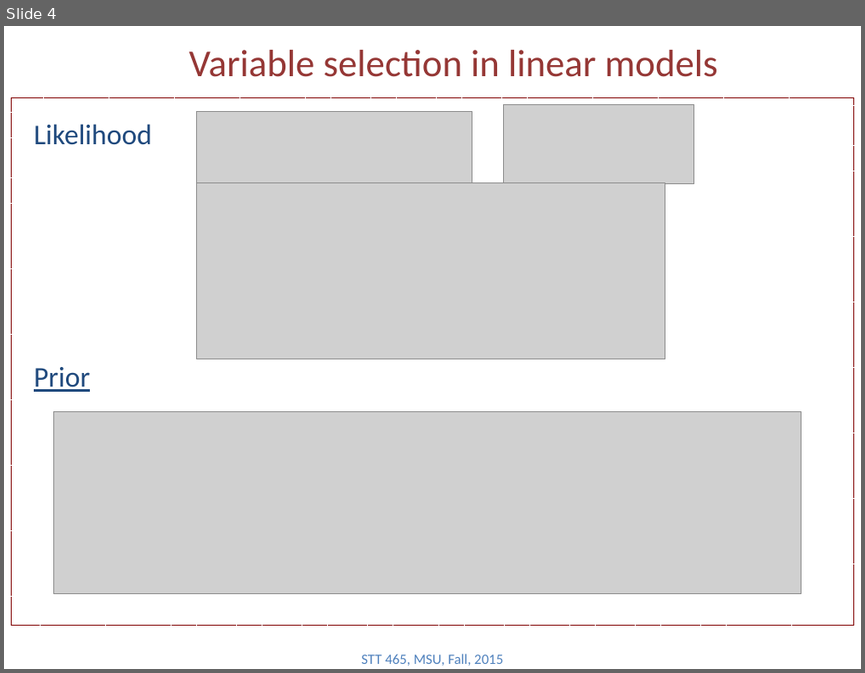
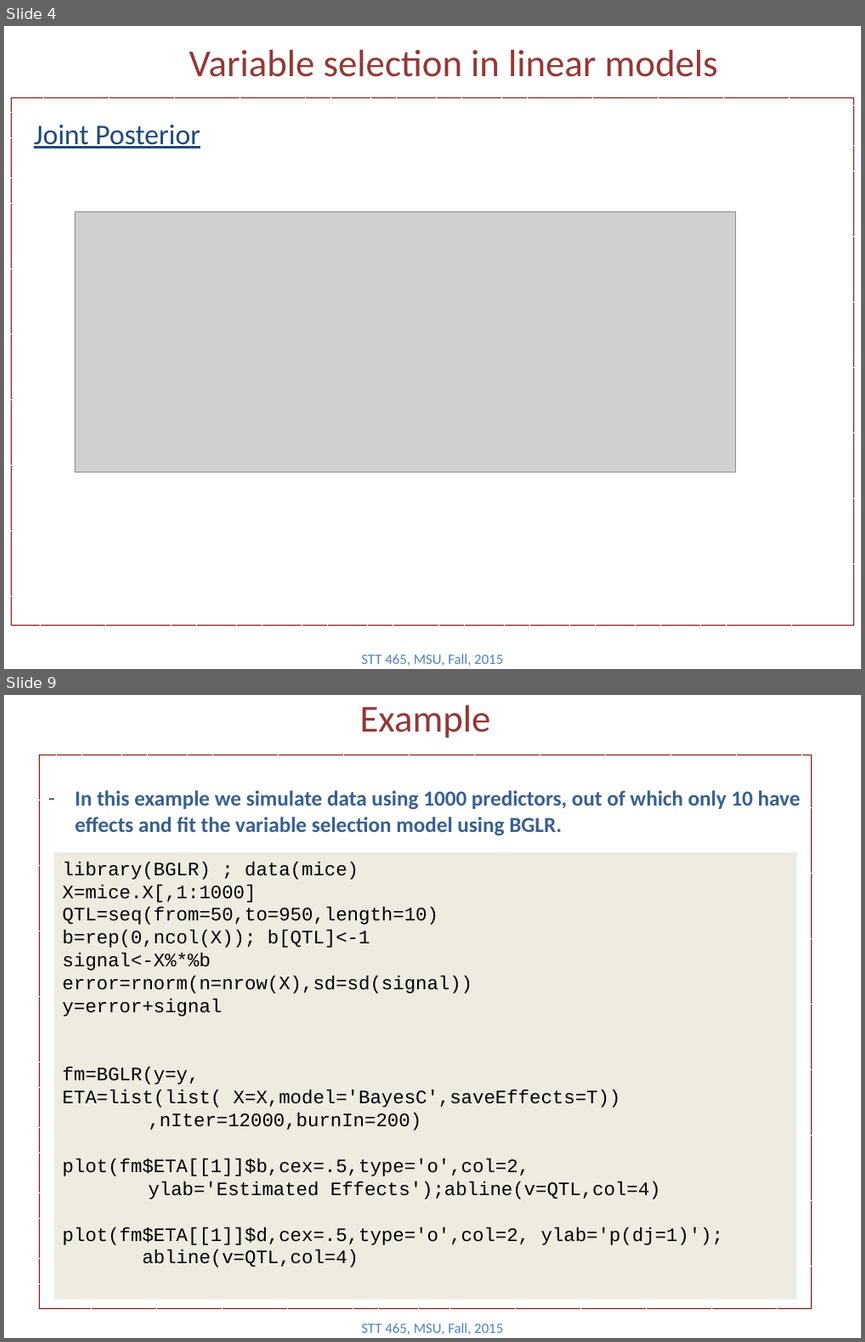
Before and after one commit to Boukos/STT465, a slide deck: STT465_15.pptx. Shown one above the other, each under a label of ours: slide 4 before the commit, slides 4 and 9 after it; the slides between them are not shown. The pictures are 865x673 and 865x1342 pixels, drawn with LibreOffice and Linux fonts; fonts in the diff are those of the drawing; grey boxes stand for pictures. Boxes give left, top, right and bottom in pixels: in the first picture for what was removed or moved away, otherwise in the second. Text is boxed around its words. In the diff, an @@ line names an element or a change of style, - is before the commit and + after.

```diff
--- a/STT465_15.pptx
+++ b/STT465_15.pptx
@@ slide 9 added at box(4, 695, 861, 1338), background #FFFFFF @@
@@ title added at box(360, 705, 491, 738), 32 pt, text #953735 @@
+Example
@@ rectangle added at box(40, 755, 812, 1309), outline #800000 0.75 pt dashed, 18 pt, text #376092, bold @@
+– In this example we simulate data using 1000 predictors, out of which only 10 have effects and fit the variable selection model using BGLR.
@@ rectangle added at box(53, 851, 796, 1299), fill #EEECE1, 16 pt, text #000000 @@
+library(BGLR) ; data(mice)
+X=mice.X[,1:1000]
+QTL=seq(from=50,to=950,length=10)
+b=rep(0,ncol(X)); b[QTL]<-1
+signal<-X%*%b
+error=rnorm(n=nrow(X),sd=sd(signal))
+y=error+signal
+fm=BGLR(y=y, ETA=list(list( X=X,model='BayesC',saveEffects=T))
+,nIter=12000,burnIn=200)
+plot(fm$ETA[[1]]$b,cex=.5,type='o',col=2,
+ylab='Estimated Effects');abline(v=QTL,col=4)
+plot(fm$ETA[[1]]$d,cex=.5,type='o',col=2, ylab='p(dj=1)');
+abline(v=QTL,col=4)
@@ text added at box(361, 1322, 503, 1334), 12 pt, text #4F81BD @@
+STT 465, MSU, Fall, 2015
@@ slide 4 changed as well @@
@@ text at box(34, 125, 200, 148): text changed @@
-Likelihood
+Joint Posterior
@@ picture removed at box(197, 112, 472, 188) @@
@@ picture removed at box(504, 105, 693, 184) @@
@@ picture: place and size @@
-picture at box(197, 182, 665, 358)
+picture at box(75, 212, 735, 472)
@@ text removed at box(34, 367, 90, 392) @@
-Prior
@@ picture removed at box(53, 412, 800, 593) @@
```
Also in this commit, not shown: 4 other slides changed, 3 other slides added, 13 slides removed, 1 other file.
